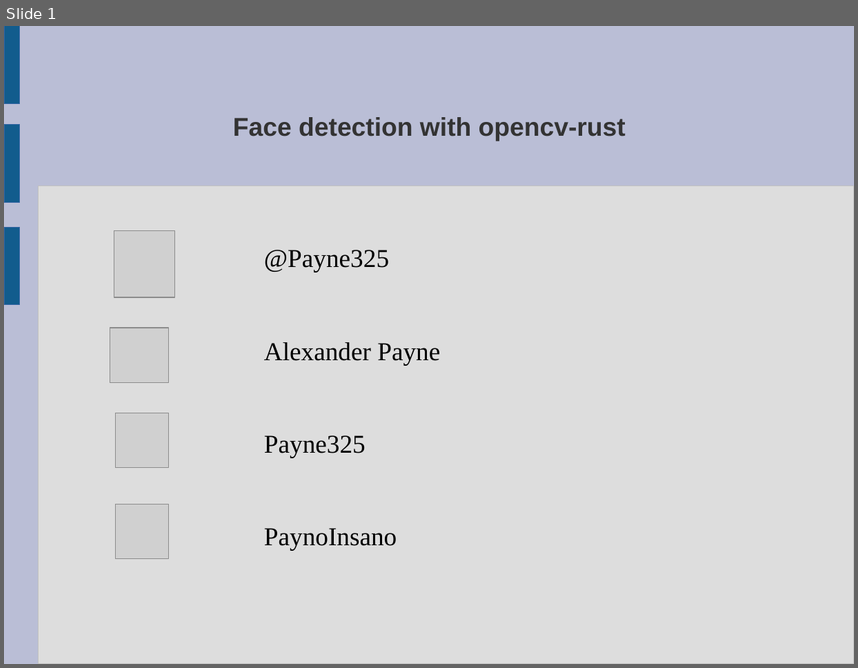
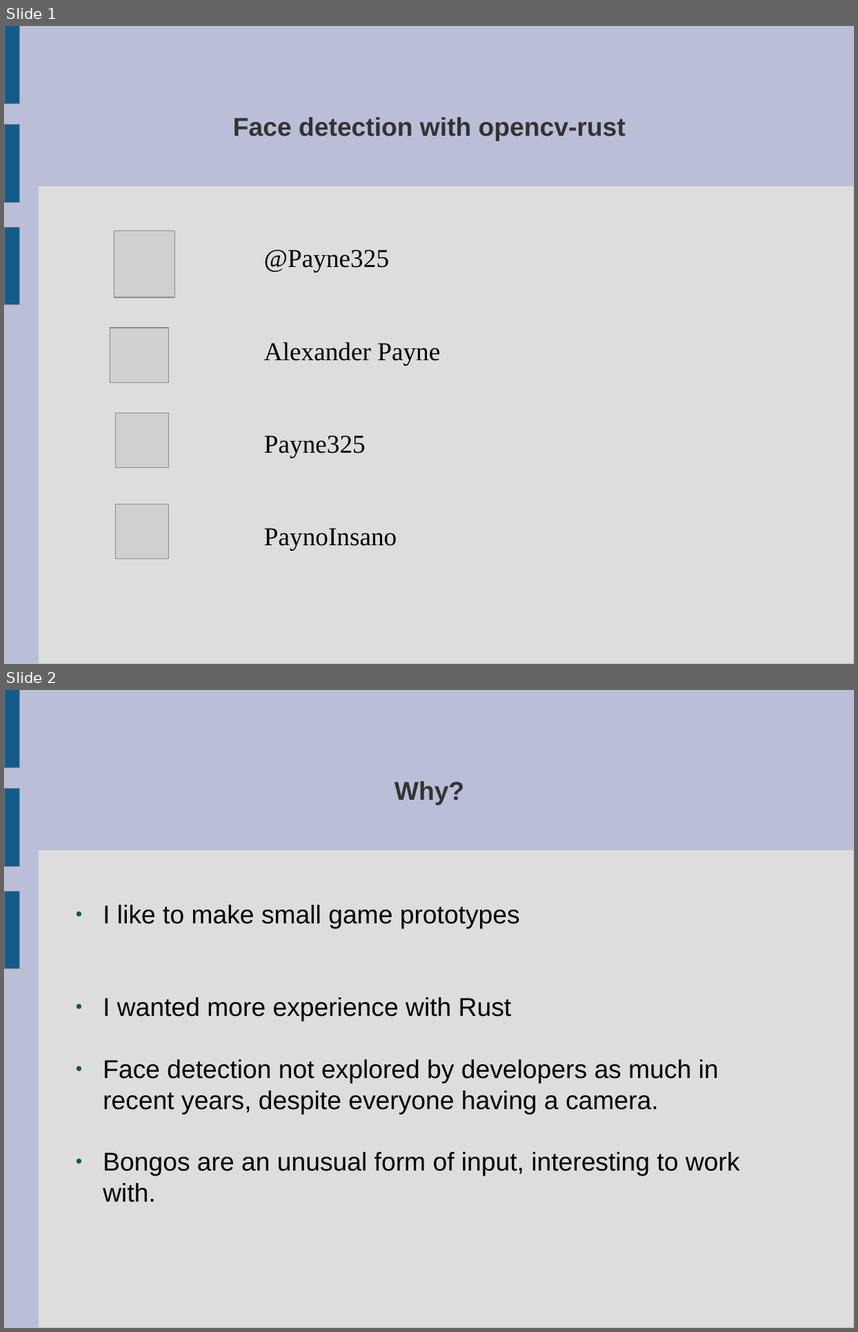
Before and after one commit to Payne325/Talks, a slide deck: bongosero/Games Wales/Games Wales Presentation.odp. Shown one above the other, each under a label of ours: slide 1 before the commit, slides 1 and 2 after it. The pictures are 858x668 and 858x1332 pixels, drawn with LibreOffice and Linux fonts; fonts in the diff are those of the drawing; grey boxes stand for pictures. Boxes give left, top, right and bottom in pixels: in the first picture for what was removed or moved away, otherwise in the second. Text is boxed around its words. In the diff, an @@ line names an element or a change of style, - is before the commit and + after.

```diff
--- a/bongosero/Games Wales/Games Wales Presentation.odp
+++ b/bongosero/Games Wales/Games Wales Presentation.odp
@@ slide 2 added at <box>4,690,854,1328</box>, background #BABED6; not listed: 4 template elements that a slide beside it also shows @@
@@ title added at <box>395,781,464,805</box>, 24 pt, text #333333, bold @@
+Why?
@@ text added at <box>103,905,740,1202</box>, 24 pt, text #000000 @@
+● I like to make small game prototypes
+● I wanted more experience with Rust
+● Face detection not explored by developers as much in recent years, despite everyone having a camera.
+● Bongos are an unusual form of input, interesting to work with.
@@ slide 1 changed as well @@
@@ outline #3465A4 0 pt to #808080 0 pt in 3 elements at <box>4,26,19,103</box>, <box>4,227,19,303</box>, <box>4,125,19,202</box> @@
```
Also in this commit, not shown: 11 other slides changed, 2 slides removed, 2 other files.
